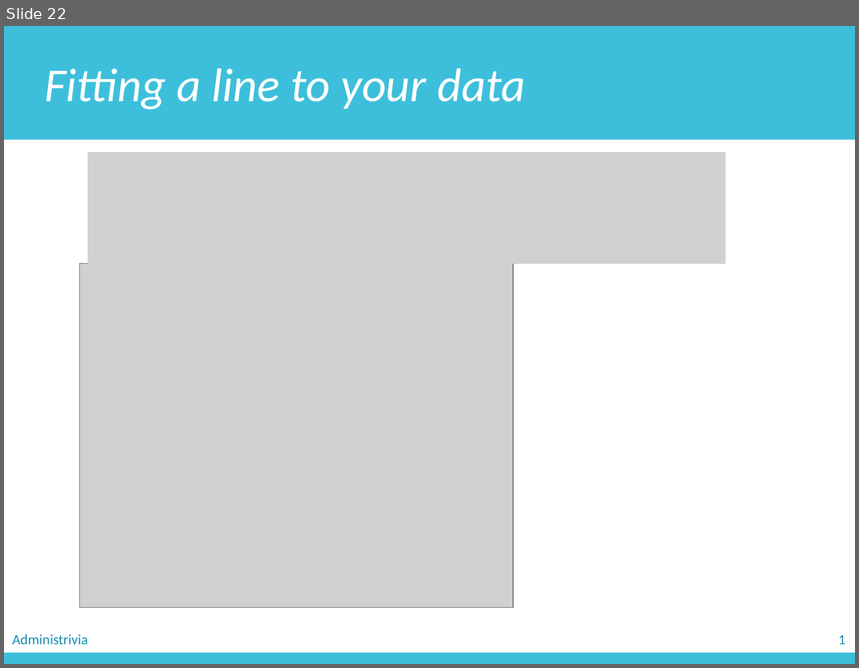
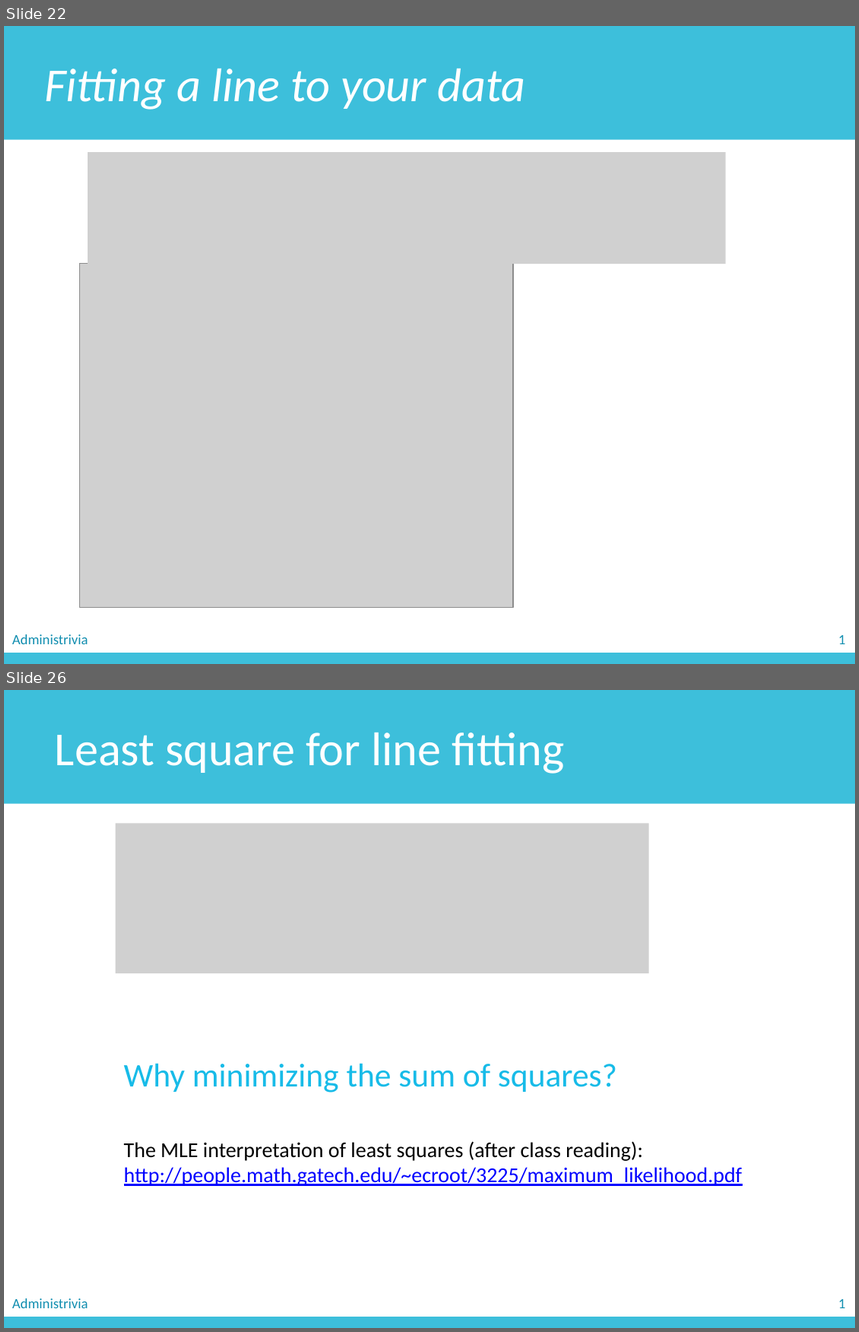
Before and after one commit to zichengliao/zuics101-fa17, a slide deck: lectures/lec24_matlab4/lec24.pptx. Shown one above the other, each under a label of ours: slide 22 before the commit, slides 22 and 26 after it; the slides between them are not shown. The pictures are 859x668 and 859x1332 pixels, drawn with LibreOffice and Linux fonts; fonts in the diff are those of the drawing; grey boxes stand for pictures. Boxes give left, top, right and bottom in pixels: in the first picture for what was removed or moved away, otherwise in the second. Text is boxed around its words. In the diff, an @@ line names an element or a change of style, - is before the commit and + after.

```diff
--- a/lectures/lec24_matlab4/lec24.pptx
+++ b/lectures/lec24_matlab4/lec24.pptx
@@ slide 26 added at (4,690,855,1328), background #FFFFFF @@
@@ rectangle added at (4,690,855,803), fill #3DBFDB, 40 pt, text #FFFFFF @@
+Least square for line fitting
@@ picture added at (116,824,649,974) @@
@@ text added at (124,1063,617,1093), 28 pt, text #17BBE8 @@
+Why minimizing the sum of squares?
@@ text added at (124,1141,743,1186), 18 pt, text #0000FF, underline @@
+The MLE interpretation of least squares (after class reading):
+http://people.math.gatech.edu/~ecroot/3225/maximum_likelihood.pdf
@@ text added at (12,1299,88,1309), 12 pt, text #118EB0 @@
+Administrivia
@@ text added at (838,1300,845,1309), 12 pt, text #118EB0 @@
+1
@@ rectangle added at (4,1317,855,1328), fill #3DBFDB @@
```
Also in this commit, not shown: 2 slides changed, 3 other files.
